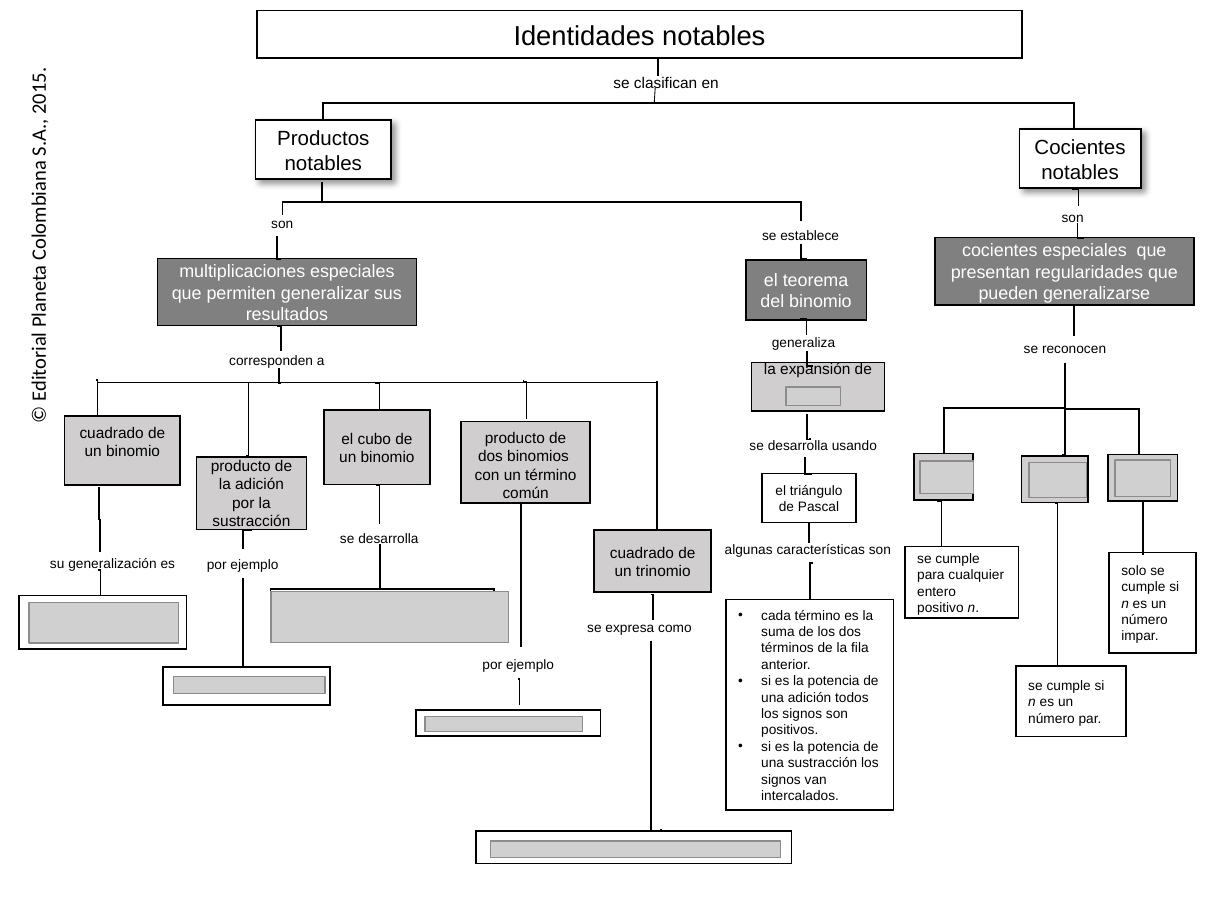
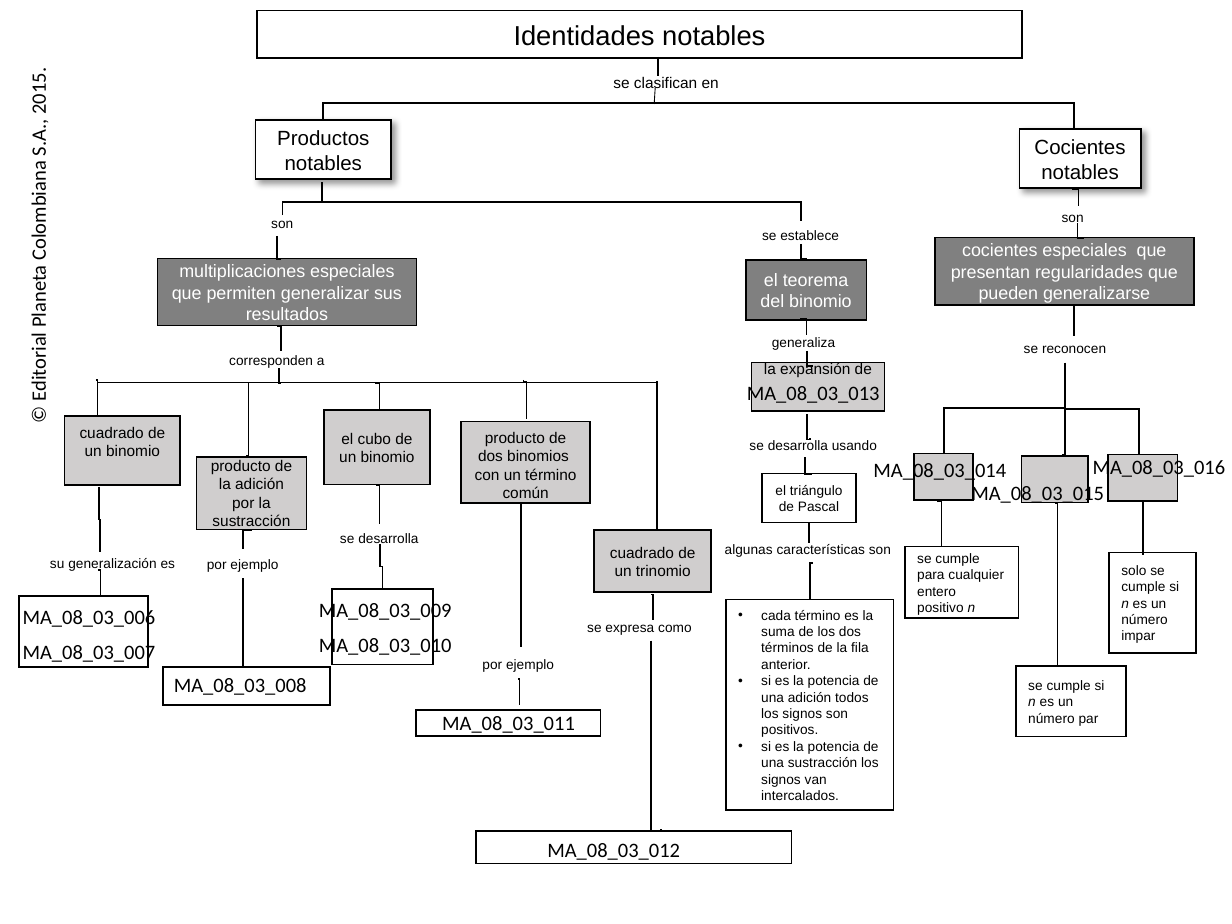
Before and after one commit to AulaPlanetaColombia/Matematicas, a slide deck: slide 1 of fuentes/contenidos/grado08/guion03/MA_08_03_CO_REC310.pptx. Drawn at 1232x924 pixels with LibreOffice and Linux fonts; fonts in the diff are those of the drawing; grey boxes stand for pictures; background and template pictures are left out. Boxes give left, top, right and bottom in pixels: in the first picture for what was removed or moved away, otherwise in the second. Text is boxed around its words. In the diff, an @@ line names an element or a change of style, - is before the commit and + after.

Commit message:
Actualización mapa conceptual fórmulas
Se elimina una copia del cuaderno de estudio de una versión anterior.
Se agregan fórmulas a la carpeta del mapa conceptual.
Se actualiza el mapa conceptual para que se puedan ubicar las fórmulas
correspondientes.

```diff
--- a/fuentes/contenidos/grado08/guion03/MA_08_03_CO_REC310.pptx
+++ b/fuentes/contenidos/grado08/guion03/MA_08_03_CO_REC310.pptx
@@ text added at box(747, 383, 880, 406), 12 pt, text #000000 @@
+MA_08_03_013
@@ picture removed at box(786, 387, 840, 405) @@
@@ text added at box(873, 460, 1006, 483), 12 pt, text #000000 @@
+MA_08_03_014
@@ picture removed at box(920, 461, 973, 493) @@
@@ picture removed at box(1029, 462, 1087, 496) @@
@@ text added at box(1093, 457, 1226, 480), 12 pt, text #000000 @@
+MA_08_03_016
@@ picture removed at box(1115, 460, 1170, 496) @@
@@ text added at box(971, 482, 1104, 505), 12 pt, text #000000 @@
+MA_08_03_015
@@ elbow line (379, 543) - (382, 589): route changed @@
@@ text in rectangle at box(917, 553, 1004, 615): text changed @@
-se cumple para cualquier entero positivo n.
+se cumple para cualquier entero positivo n
@@ text in rectangle at box(1121, 565, 1179, 643): text changed @@
-solo se cumple si n es un número impar.
+solo se cumple si n es un número impar
@@ rectangle: place and size @@
-rectangle at box(20, 595, 187, 648)
+rectangle at box(20, 595, 149, 667)
@@ picture removed at box(271, 591, 509, 643) @@
@@ rectangle: place and size @@
-rectangle at box(271, 589, 495, 642)
+rectangle at box(333, 589, 434, 664)
@@ text added at box(23, 607, 156, 665), 12 pt, text #000000 @@
+MA_08_03_006
+MA_08_03_007
@@ picture removed at box(30, 602, 180, 643) @@
@@ text added at box(319, 600, 452, 658), 12 pt, text #000000 @@
+MA_08_03_009
+MA_08_03_010
@@ picture removed at box(174, 676, 325, 694) @@
@@ text added at box(174, 678, 307, 695), 12 pt, text #000000 @@
+MA_08_03_008
@@ text in rectangle at box(1028, 680, 1105, 726): text changed @@
-se cumple si n es un número par.
+se cumple si n es un número par
@@ picture removed at box(425, 717, 583, 732) @@
@@ text added at box(442, 716, 575, 736), 12 pt, text #000000 @@
+MA_08_03_011
@@ picture removed at box(490, 841, 780, 857) @@
@@ text added at box(547, 843, 680, 860), 12 pt, text #000000 @@
+MA_08_03_012
```
Also in this commit, not shown: 15 other files.
